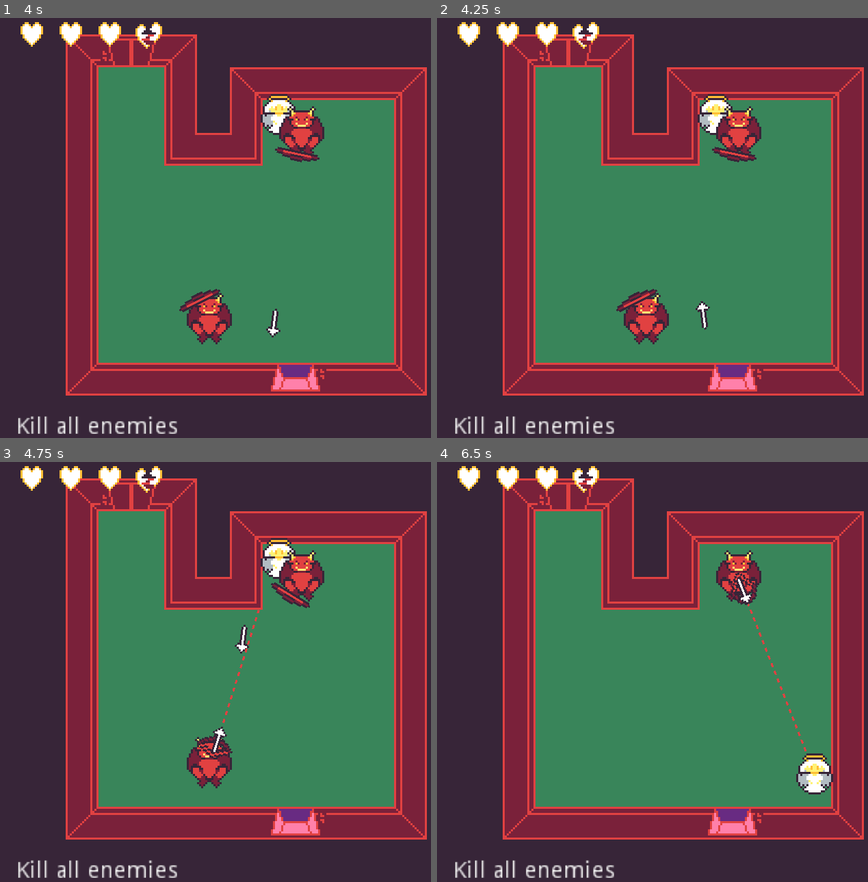
Above: before the commit, frames 1-4 (two rows, left to right).
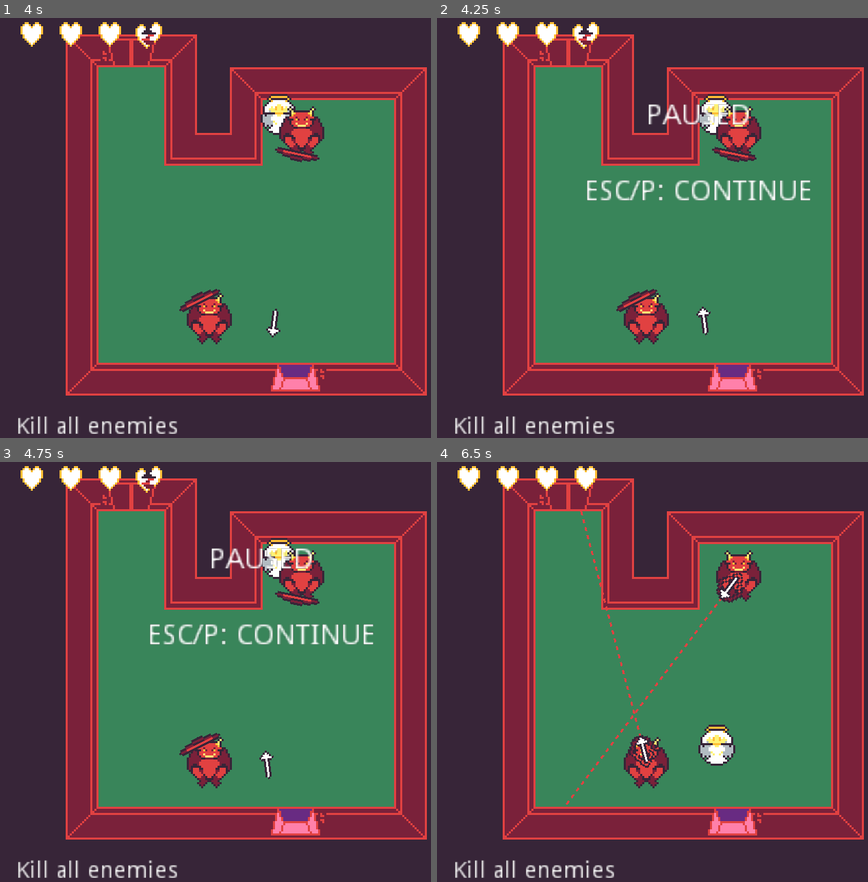
Above: after the commit, the same moments.

Repository: rthurmed/DiveIntoHell
Game: Godot game, scene res://src/Main.tscn
The game is run twice, just before and just after one commit, with the same random seed, the same clock (stepped at 60 frames per second) and the same inputs.
Inputs:
- Up to frame 1 (4 s): hold D (player_right) 0.53-1.28 s; hold S (player_down) 1.28-2.03 s; hold D (player_right) 2.03-2.78 s; hold W (player_up) 2.78-3.53 s; hold A (player_left) from 3.53 s (still down)
- Up to frame 2 (4.25 s): keep holding A (player_left); tap P (pause, bound only after the commit) at 4.15 s
- Up to frame 3 (4.75 s): keep holding A (player_left)
- Up to frame 4 (6.5 s): tap R (reset, bound only after the commit) at 4.9 s; release A (player_left) at 5.03 s; hold S (player_down) 5.03-5.78 s; hold D (player_right) from 5.78 s (still down)

Frame 1 is identical in both runs. In frame 2, 1.7% of the frame differs, in the area x 34-87%, y 20-76%; in frame 3, 2.4%; in frame 4, 3.1%, in the area x 29-92%, y 0-82%.

Commit message:
Added pause

Diff:
--- a/modules/Pause/Pause.tscn
+++ b/modules/Pause/Pause.tscn
@@ -8,6 +8,7 @@
 script = ExtResource( 1 )
 
 [node name="UI" type="Control" parent="."]
+visible = false
 anchor_right = 1.0
 anchor_bottom = 1.0
 
--- a/project.godot
+++ b/project.godot
@@ -35,6 +35,10 @@
 config/name="DiveIntoHell"
 run/main_scene="res://src/Main.tscn"
 config/icon="res://icon.png"
+
+[autoload]
+
+Pause="*res://modules/Pause/Pause.tscn"
 
 [display]
 
@@ -104,6 +108,17 @@
 "events": [ Object(InputEventKey,"resource_local_to_scene":false,"resource_name":"","device":0,"alt":false,"shift":false,"control":false,"meta":false,"command":false,"pressed":false,"scancode":32,"physical_scancode":0,"unicode":0,"echo":false,"script":null)
  ]
 }
+pause={
+"deadzone": 0.5,
+"events": [ Object(InputEventKey,"resource_local_to_scene":false,"resource_name":"","device":0,"alt":false,"shift":false,"control":false,"meta":false,"command":false,"pressed":false,"scancode":80,"physical_scancode":0,"unicode":0,"echo":false,"script":null)
+, Object(InputEventKey,"resource_local_to_scene":false,"resource_name":"","device":0,"alt":false,"shift":false,"control":false,"meta":false,"command":false,"pressed":false,"scancode":16777217,"physical_scancode":0,"unicode":0,"echo":false,"script":null)
+ ]
+}
+reset={
+"deadzone": 0.5,
+"events": [ Object(InputEventKey,"resource_local_to_scene":false,"resource_name":"","device":0,"alt":false,"shift":false,"control":false,"meta":false,"command":false,"pressed":false,"scancode":82,"physical_scancode":0,"unicode":0,"echo":false,"script":null)
+ ]
+}
 
 [layer_names]
 
